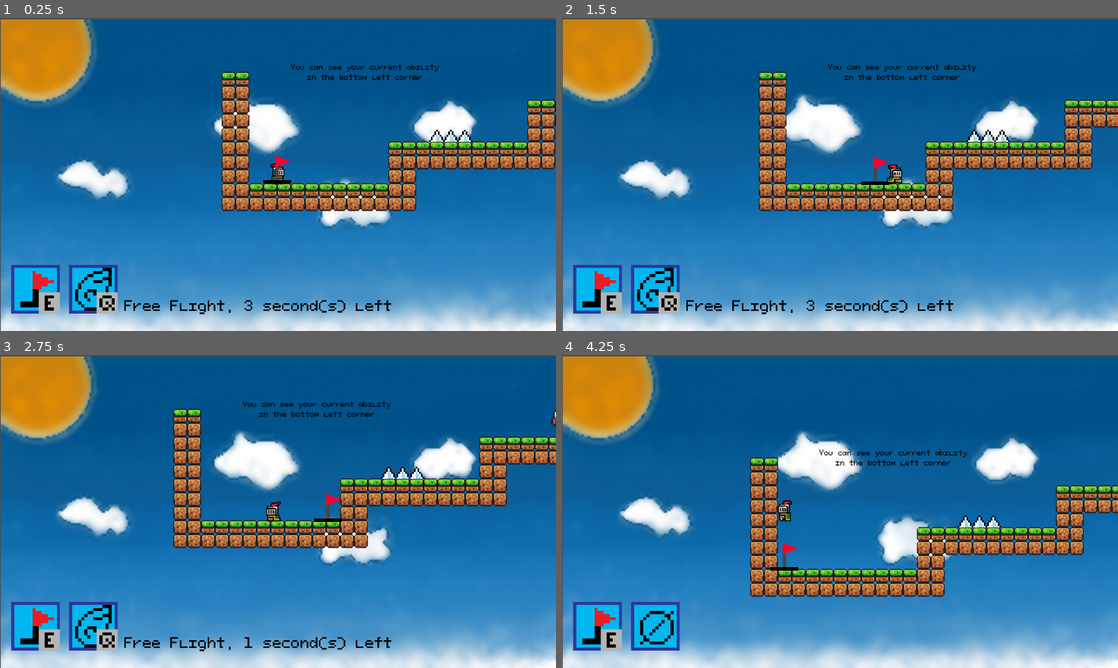
Above: before the commit, frames 1-4 (two rows, left to right).
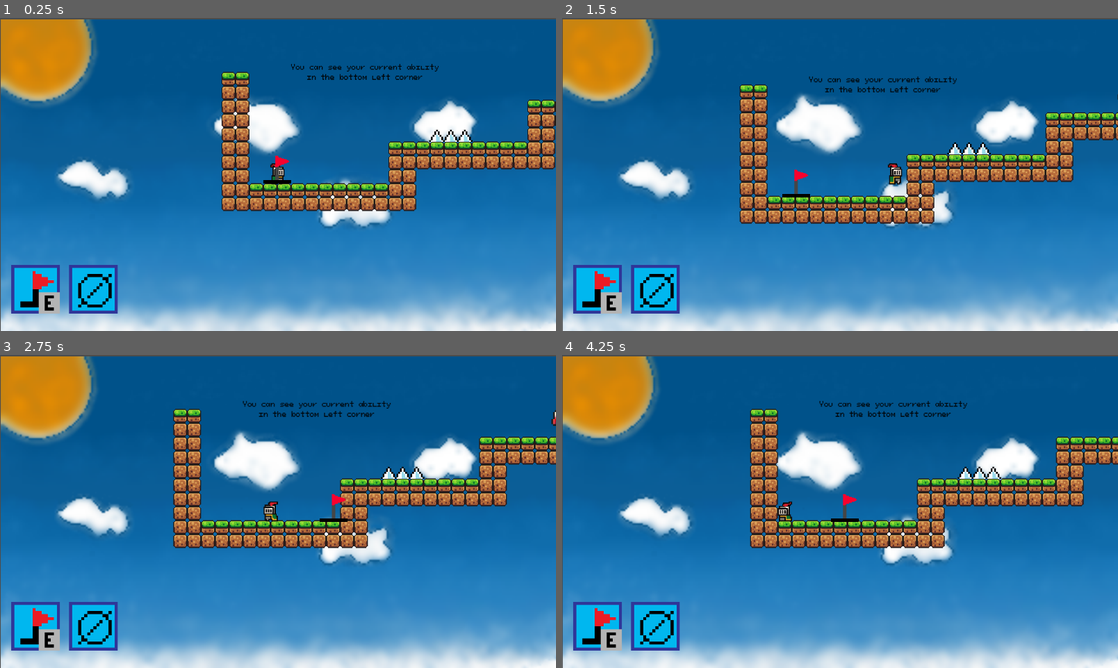
Above: after the commit, the same moments.

Repository: jasjakub1/Harvester
Game: Godot game, scene res://Scenes/node_2d.tscn
The game is run twice, just before and just after one commit, with the same random seed, the same clock (stepped at 60 frames per second) and the same inputs.
Inputs:
- Up to frame 1 (0.25 s): no input
- Up to frame 2 (1.5 s): tap E (checkpoint) at 0.5, 1.25 s; hold Right (right) from 0.53 s (still down); tap Q (ability) at 0.6, 1.35 s; tap Space (jump) at 0.77 s
- Up to frame 3 (2.75 s): tap Space (jump) at 1.52 s; tap E (checkpoint) at 2, 2.1 s; release Right (right) at 2.03 s; hold Left (left) from 2.03 s (still down); tap Q (ability) at 2.3 s
- Up to frame 4 (4.25 s): keep holding Left (left); tap E (checkpoint) at 2.75, 3.5 s; tap Q (ability) at 2.85, 3.6 s; tap Space (jump) at 3.02, 3.77 s

The runs differ from the first frame. In frame 1, 1.1% of the frame differs, in the area x 13-71%, y 79-95%; in frame 2, 14%; in frame 3, 1.4%; in frame 4, 16%, in the area x 33-100%, y 14-78%.

Commit message:
big update

Diff:
--- a/harvester/Code/ability.gd
+++ b/harvester/Code/ability.gd
@@ -3,7 +3,7 @@
 var abilities = ["wall jump", "sword", "dash", "none", "double jump", "gravity", "flight", "teleport", "mini curse", "none"]
 
 func update_ability() -> void:
-	var textList = ["Wall Jump", "Sword", "Dash, 1 use remainin …(147 unchanged characters)… * int(ceil(playerscript.flyingTimer)) + 3 * int(not playerscript.isFlying)) + " s …(68 unchanged characters)…
+	var textList = ["Wall Jump", "Sword", "Dash, 1 use remainin …(147 unchanged characters)… * int(ceil(playerscript.flyingTimer)) + 2 * int(not playerscript.isFlying)) + " s …(68 unchanged characters)…
 	var ind = abilities.find(playerscript.ability)
 	frame = ind
 	$"../AbilityDescription".text = textList[ind]
--- /dev/null
+++ b/harvester/Code/finish.gd
@@ -0,0 +1,6 @@
+extends Area2D
+
+
+func _on_body_entered(body: Node2D) -> void:
+	if body.name == "CharacterBody2D":
+		get_tree().change_scene_to_file("res://Scenes/victory.tscn")
--- a/harvester/Code/playercontroller.gd
+++ b/harvester/Code/playercontroller.gd
@@ -9,7 +9,8 @@
 const flightspeed = 200
 const decelleration = 40
 const dash_speed = 250
-var ability = "flight"
+var ability = "none"
+var prevAbility = "none"
 var double_jump = true
 var isDashing = false
 var animation_buffer = 0
@@ -53,6 +54,9 @@
 		return is_on_floor()
 
 func death(cause: String, override = false) -> void:
+	prevAbility = ability
+	$music.Mute()
+	$powerDown.Play()
 	movement_enabled = false
 	isDashing = false
 	isFlying = false
@@ -77,6 +81,7 @@
 	ui.update_ability()
 
 	position = checkpoint
+	$powerUp.Play()
 	fade.fadein()
 	pop.fadein()
 	await get_tree().create_timer(1.0).timeout
@@ -182,14 +187,15 @@
 			speed = 0
 	if isFlying:
 		var vertDirection = Input.get_axis("up", "down")
-		velocity = Vector2(direction, vertDirection) * flightspeed
+		velocity = Vector2(0.5*direction, vertDirection) * flightspeed
 
 	if Input.is_action_just_pressed("ability"):
 
 		if (ability == "flight") and not isFlying:
+
 			isFlying = true
 			movement_enabled = false
-			flyingTimer = 3
+			flyingTimer = 2
 			speed = 0
 
 		if ability == "gravity":
@@ -204,9 +210,10 @@
 
 		if ability == "teleport":
 			position.x += -2 * (int(animation.flip_h)-0.5) * dashDistance
+			ability = "none"
 			if not gameManager._has_exited_floor():
 				death("crush")
-			ability = "none"
+			ui.update_ability()
 
 
 	if isDashing:
@@ -224,3 +231,7 @@
 			wall_jump_velocity += 10
 
 	move_and_slide()
+
+
+func _on_music_ready() -> void:
+	$music.Play()
--- /dev/null
+++ b/harvester/Scenes/audio_stream_player_2d.gd
@@ -0,0 +1,6 @@
+extends AudioStreamPlayer2D
+
+func Play() -> void:
+	play()
+
+# Called when the node enters the scene tree for the first tim
--- /dev/null
+++ b/harvester/Scenes/music.gd
@@ -0,0 +1,9 @@
+extends AudioStreamPlayer2D
+
+func Play() -> void:
+	play()
+
+func Mute() -> void:
+	volume_db = -80
+	await get_tree().create_timer(2.5).timeout
+	volume_db = 0
--- a/harvester/Scenes/node_2d.tscn
+++ b/harvester/Scenes/node_2d.tscn
@@ -11,10 +11,16 @@
 [ext_resource type="Script" uid="uid://cbgugq0tvlslv" path="res://Code/sword.gd" id="8_gwne5"]
 [ext_resource type="PackedScene" uid="uid://dkrdwkh0gqanl" path="res://prefabs/enemy.tscn" id="9_2ooml"]
 [ext_resource type="Script" uid="uid://b68t74b8i43av" path="res://Code/gameManager.gd" id="9_hpu6p"]
+[ext_resource type="AudioStream" uid="uid://3wp1hhy7kusj" path="res://Assets/dragon-studio-power-off-386180.mp3" id="9_uu23e"]
+[ext_resource type="Script" uid="uid://tiop1my01uev" path="res://Scenes/audio_stream_player_2d.gd" id="10_ny2ev"]
 [ext_resource type="PackedScene" uid="uid://bn8fq8qhcmnu3" path="res://prefabs/spikes.tscn" id="10_op2xg"]
+[ext_resource type="AudioStream" uid="uid://wr14jfflu4vk" path="res://Assets/ribhavagrawal-power-up-type-1-230548.mp3" id="11_jiy1d"]
 [ext_resource type="Texture2D" uid="uid://mji4ud0uegpm" path="res://Assets/pixil-frame-0 (2).png" id="12_p20hg"]
+[ext_resource type="Script" uid="uid://bpvif4lcjwfta" path="res://Scenes/power_up_player.gd" id="12_ud1os"]
 [ext_resource type="Texture2D" uid="uid://c32klmhw22a5c" path="res://Assets/Basic 4x.png" id="13_85gyg"]
+[ext_resource type="AudioStream" uid="uid://c8d1at8f1ty1n" path="res://Assets/monume-retro-arcade-game-music-629809.mp3" id="13_fpmp2"]
 [ext_resource type="Script" uid="uid://but0jw8iemjgb" path="res://Scenes/fade.gd" id="14_85gyg"]
+[ext_resource type="Script" uid="uid://ble4bg3h72u0a" path="res://Scenes/music.gd" id="14_xiv05"]
 [ext_resource type="Script" uid="uid://0tuw84h7s3n6" path="res://Scenes/pop.gd" id="15_c32x4"]
 [ext_resource type="PackedScene" uid="uid://de0abo88arx75" path="res://prefabs/bottom.tscn" id="17_gwne5"]
 
@@ -594,6 +600,20 @@
 [node name="wallCheckLeft" type="RayCast2D" parent="CharacterBody2D" unique_id=626303171]
 target_position = Vector2(-31.666687, 35)
 
+[node name="powerDown" type="AudioStreamPlayer2D" parent="CharacterBody2D" unique_id=1072322679]
+position = Vector2(-803.3333, -578.3333)
+scale = Vector2(1.6666666, 1.6666666)
+stream = ExtResource("9_uu23e")
+script = ExtResource("10_ny2ev")
+
+[node name="powerUp" type="AudioStreamPlayer2D" parent="CharacterBody2D" unique_id=1889789641]
+stream = ExtResource("11_jiy1d")
+script = ExtResource("12_ud1os")
+
+[node name="music" type="AudioStreamPlayer2D" parent="CharacterBody2D" unique_id=1460081213]
+stream = ExtResource("13_fpmp2")
+script = ExtResource("14_xiv05")
+
 [node name="GameManager" type="Node2D" parent="." unique_id=228561549]
 script = ExtResource("9_hpu6p")
 
@@ -723,3 +743,5 @@
 
 [node name="Sprite2D" type="Sprite2D" parent="enemy3" unique_id=59278255]
 texture = SubResource("AtlasTexture_gwne5")
+
+[connection signal="ready" from="CharacterBody2D/music" to="CharacterBody2D" method="_on_music_ready"]
--- a/harvester/Scenes/pop.gd
+++ b/harvester/Scenes/pop.gd
@@ -4,6 +4,7 @@
 @onready var playerscript = $"../../CharacterBody2D"
 
 func fadeout() -> void:
+	frame = abilities.find(playerscript.prevAbility)
 	var tween = create_tween()
 	tween.tween_property(self, "modulate:a", 2, 1)
 
--- /dev/null
+++ b/harvester/Scenes/power_up_player.gd
@@ -0,0 +1,4 @@
+extends AudioStreamPlayer2D
+
+func Play() -> void:
+	play()
--- /dev/null
+++ b/harvester/Scenes/victory.tscn
@@ -0,0 +1,29 @@
+[gd_scene format=3 uid="uid://bb3i7hlvletxg"]
+
+[ext_resource type="Texture2D" uid="uid://dqc52326msrd" path="res://Assets/standard-bg.png" id="1_pyhgl"]
+[ext_resource type="FontFile" uid="uid://cf83s76qtwdet" path="res://Assets/PixeloidMono.ttf" id="2_o3goa"]
+
+[sub_resource type="LabelSettings" id="LabelSettings_7yj50"]
+font = ExtResource("2_o3goa")
+font_size = 128
+font_color = Color(0.012617188, 0.012617188, 0.012617188, 1)
+
+[node name="Victory" type="Node2D" unique_id=1258416714]
+
+[node name="Camera2D" type="Camera2D" parent="." unique_id=752150432]
+
+[node name="StandardBg" type="Sprite2D" parent="." unique_id=1197255217]
+texture_filter = 1
+position = Vector2(3.4999695, -11)
+scale = Vector2(4.246875, 4.233333)
+texture = ExtResource("1_pyhgl")
+
+[node name="Label" type="Label" parent="." unique_id=1419642668]
+offset_left = -336.0
+offset_top = -87.0
+offset_right = 347.0
+offset_bottom = 70.0
+text = "Victory!"
+label_settings = SubResource("LabelSettings_7yj50")
+horizontal_alignment = 1
+vertical_alignment = 1
--- /dev/null
+++ b/harvester/flag.tscn
@@ -0,0 +1,24 @@
+[gd_scene format=3 uid="uid://g473v3vw1101"]
+
+[ext_resource type="Texture2D" uid="uid://y3xa8arndqr7" path="res://Assets/pixil-frame-0 (3).png" id="1_amn8n"]
+[ext_resource type="Script" uid="uid://c0tvxty0vwmyn" path="res://Code/finish.gd" id="2_ukulb"]
+
+[sub_resource type="RectangleShape2D" id="RectangleShape2D_ts4f7"]
+size = Vector2(40, 34)
+
+[node name="Flag" type="Node2D" unique_id=1706094789]
+
+[node name="Sprite2D" type="Sprite2D" parent="." unique_id=190788607]
+texture_filter = 1
+texture = ExtResource("1_amn8n")
+region_enabled = true
+region_rect = Rect2(0, 0, 32, 28)
+
+[node name="Area2D" type="Area2D" parent="." unique_id=820103128]
+script = ExtResource("2_ukulb")
+
+[node name="CollisionShape2D" type="CollisionShape2D" parent="Area2D" unique_id=706109466]
+position = Vector2(0, -3)
+shape = SubResource("RectangleShape2D_ts4f7")
+
+[connection signal="body_entered" from="Area2D" to="Area2D" method="_on_body_entered"]
Not shown, added: harvester/Assets/dragon-studio-power-off-386180.mp3.import
Not shown, added: harvester/Assets/monume-retro-arcade-game-music-629809.mp3.import
Binary file added: harvester/Assets/pixil-frame-0 (3).png
Not shown, added: harvester/Assets/pixil-frame-0 (3).png.import
Not shown, added: harvester/Assets/ribhavagrawal-power-up-type-1-230548.mp3.import
Not shown, added: harvester/Code/finish.gd.uid
Not shown, added: harvester/Scenes/audio_stream_player_2d.gd.uid
Not shown, added: harvester/Scenes/music.gd.uid
Not shown, added: harvester/Scenes/power_up_player.gd.uid
Not shown, added: harvester/Assets/dragon-studio-power-off-386180.mp3
Not shown, added: harvester/Assets/monume-retro-arcade-game-music-629809.mp3
Not shown, added: harvester/Assets/ribhavagrawal-power-up-type-1-230548.mp3
